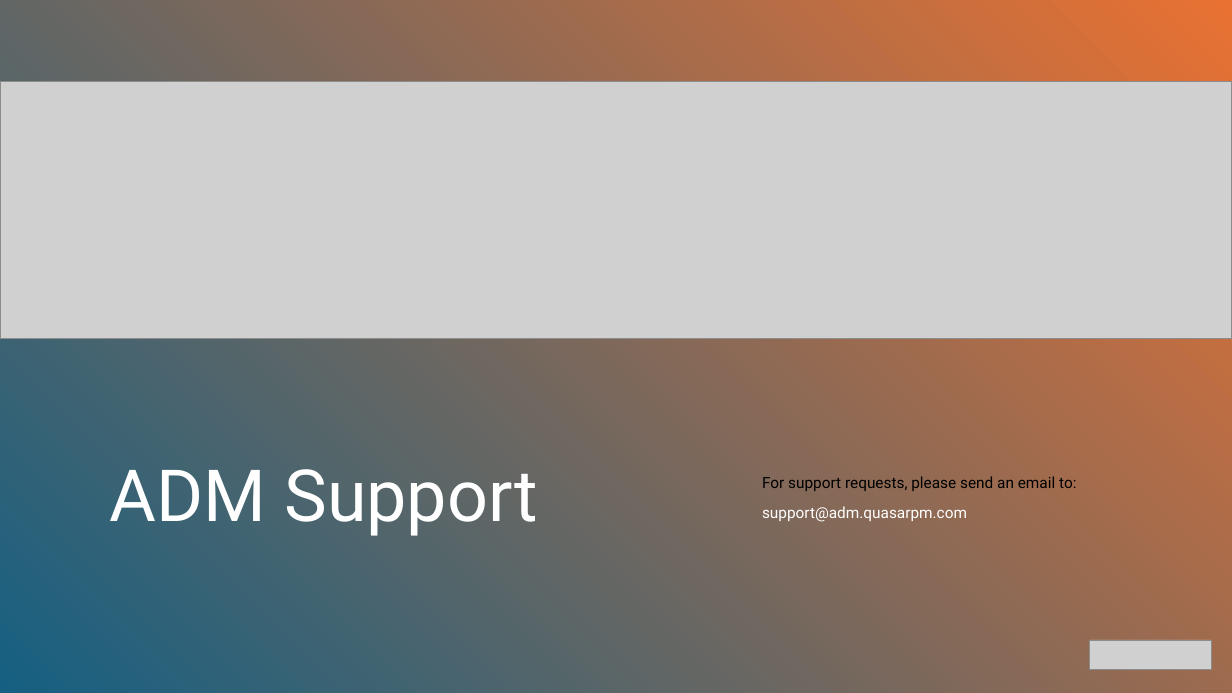
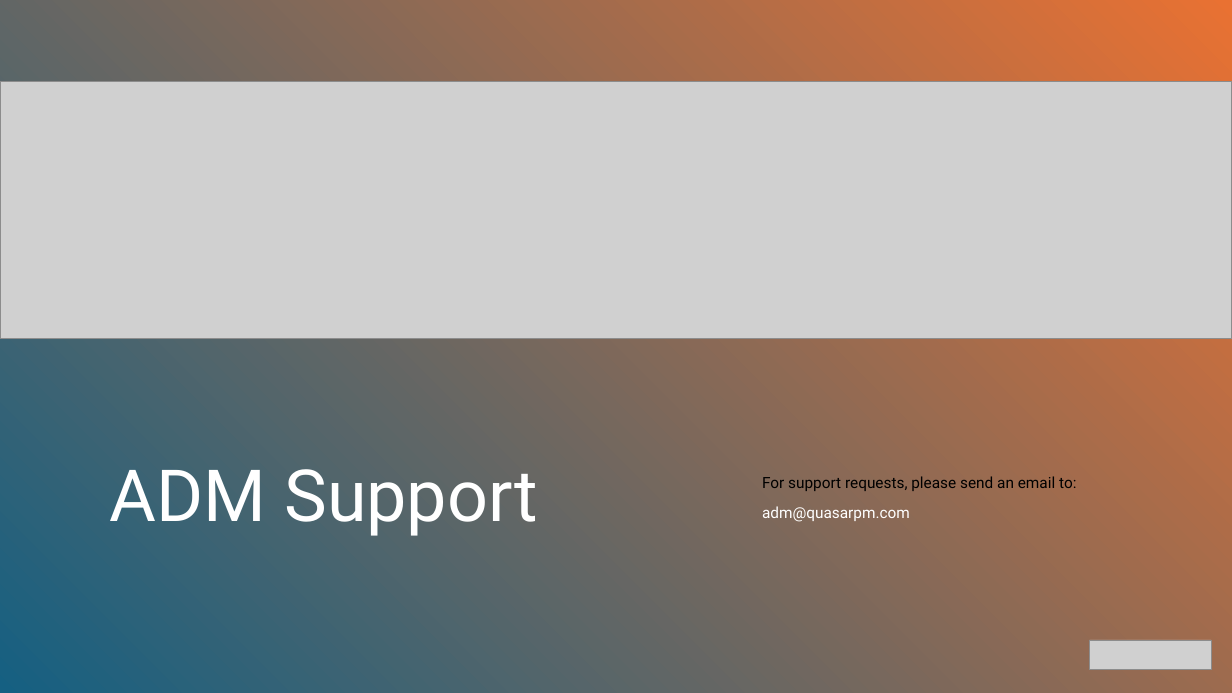
Before and after one commit to mcnigno/qbox, a slide deck: slide 13 of qbox/ADM User Guide.pptx. Drawn at 1232x693 pixels with LibreOffice and Linux fonts; fonts in the diff are those of the drawing; grey boxes stand for pictures. Boxes give left, top, right and bottom in pixels: in the first picture for what was removed or moved away, otherwise in the second. Text is boxed around its words. In the diff, an @@ line names an element or a change of style, - is before the commit and + after.

```diff
--- a/qbox/ADM User Guide.pptx
+++ b/qbox/ADM User Guide.pptx
@@ subtitle at (762,506,910,522): text changed @@
-support@adm.quasarpm.com
+adm@quasarpm.com
```
Also in this commit, not shown: 3 other files.
